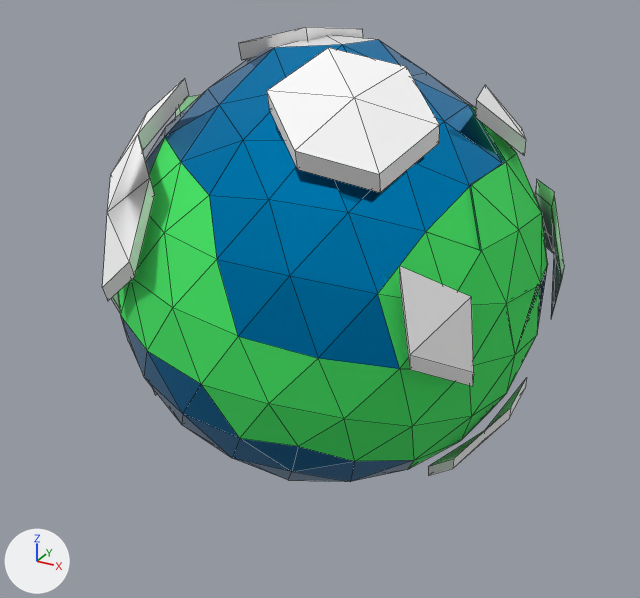
One commit to the FBX model app/assets/planets/p3.fbx: the scene before it, then after it.
Before and after are seen from a 50 mm camera at (3.66, -6.59, 3.34) aimed at (-0.02, 0.1, -0.01). The lights are fixed; the arrows at lower left show +X, +Y and +Z. Mesh edges are drawn as thin lines. Where no turn or scale is listed for an object, it has been applied to the vertices.

The first picture shows 'Clouds', 'Surface'.
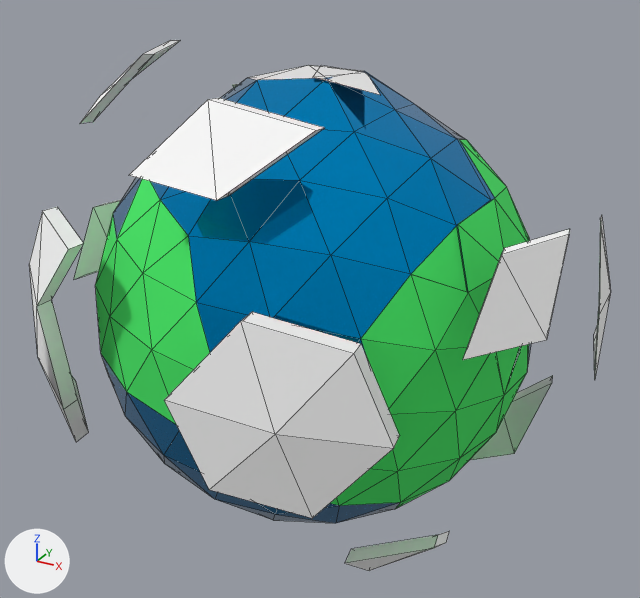
Where the change shows, as pixel boxes [x1, y1, x2, y2] in the pictures (640 x 598 px):
'Surface', moved: before [118, 35, 548, 482]; after [95, 65, 532, 523]
'Clouds', moved, turned, rescaled: before [102, 27, 564, 476]; after [29, 40, 611, 571]

Patch to the scene script:
```diff
--- a/app/assets/planets/p3.fbx.py
+++ b/app/assets/planets/p3.fbx.py
@@ ob_clouds @@
 ob_clouds = bpy.data.objects.new('Clouds', me_icosphere_002)
-ob_clouds.location = (0.1, 0.14, 0.33)
-ob_clouds.rotation_euler = (-0.996, 0.171, 0.389)  # degrees (-57, 10, 22)
-ob_clouds.scale = (0.824, 0.824, 0.824)
+ob_clouds.location = (0.07, 0.0, 0.0)
+ob_clouds.rotation_euler = (0.0, 0.171, 0.389)  # degrees (0, 10, 22)
@@ ob_surface @@
 ob_surface = bpy.data.objects.new('Surface', me_icosphere_001)
-ob_surface.location = (-0.03, 0.32, 0.22)
+ob_surface.location = (0.0, 0.0, 0.0)
```
